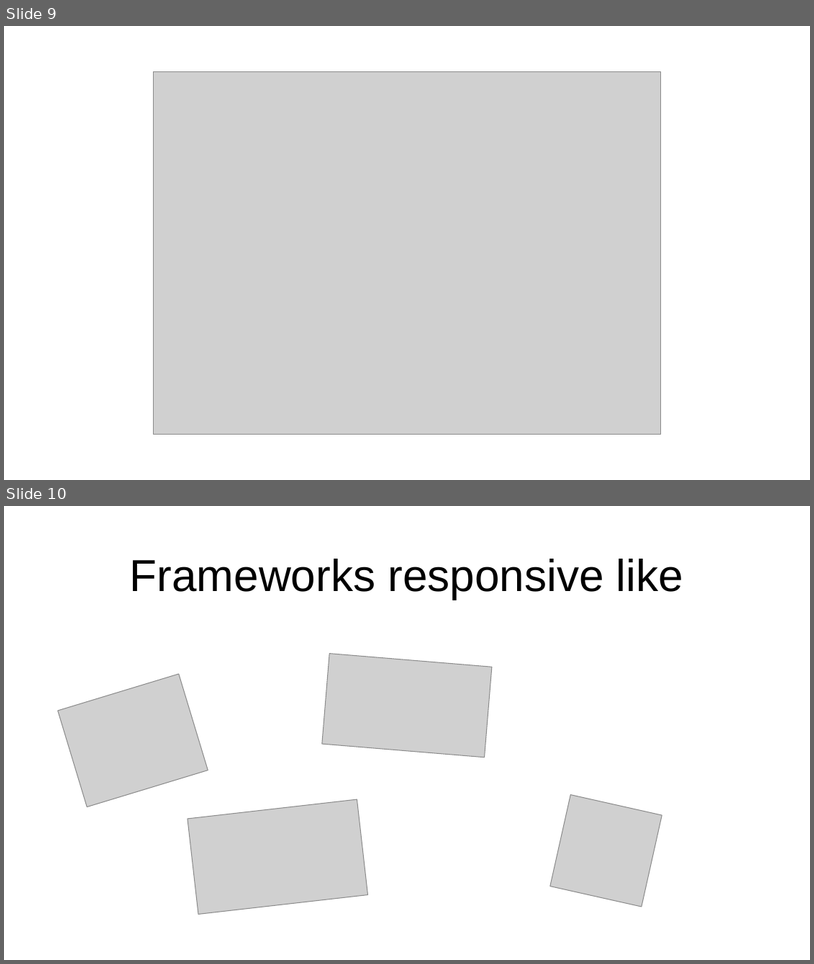
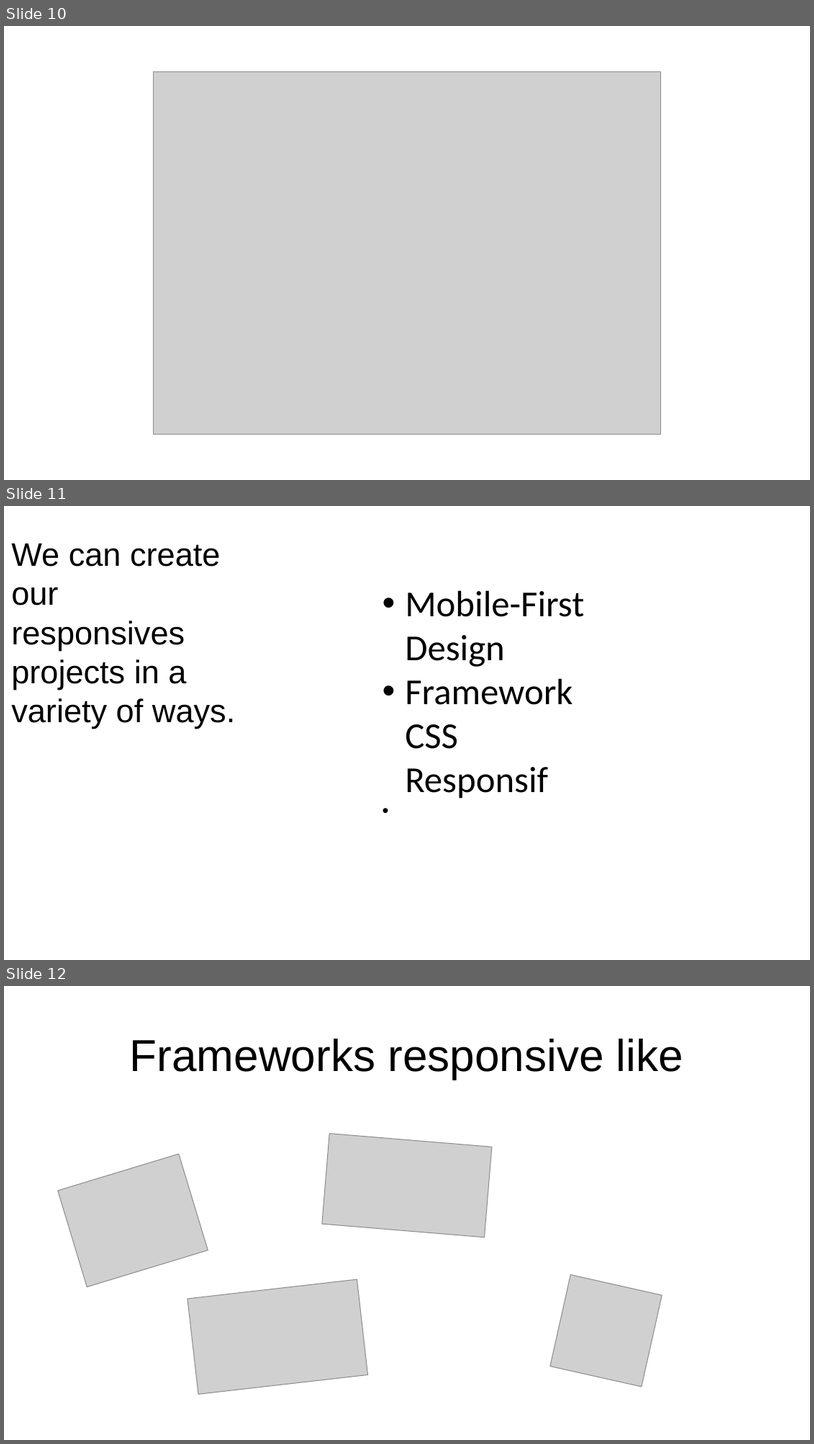
Before and after one commit to v-alex-dev/veille-design-responsive, a slide deck: veille-responsive.odp. Shown one above the other, each under a label of ours: slides 9 and 10 before the commit, slides 10, 11 and 12 after it. The pictures are 814x964 and 814x1444 pixels, drawn with LibreOffice and Linux fonts; fonts in the diff are those of the drawing; grey boxes stand for pictures; background and template pictures are left out. Boxes give left, top, right and bottom in pixels: in the first picture for what was removed or moved away, otherwise in the second. Text is boxed around its words. In the diff, an @@ line names an element or a change of style, - is before the commit and + after.

```diff
--- a/veille-responsive.odp
+++ b/veille-responsive.odp
@@ slide 11 added at (4, 506, 810, 960), background picture (left out) @@
@@ text added at (11, 543, 235, 728), 32 pt, text #000000 @@
+We can create our responsives projects in a variety of ways.
@@ text added at (405, 590, 584, 798), 36 pt, text #000000 @@
+• Mobile-First Design
+• Framework CSS Responsif
@@ what was slide 9 is now slide 10 @@
@@ what was slide 10 is now slide 12 @@
```
Also in this commit, not shown: 1 other slide added.
